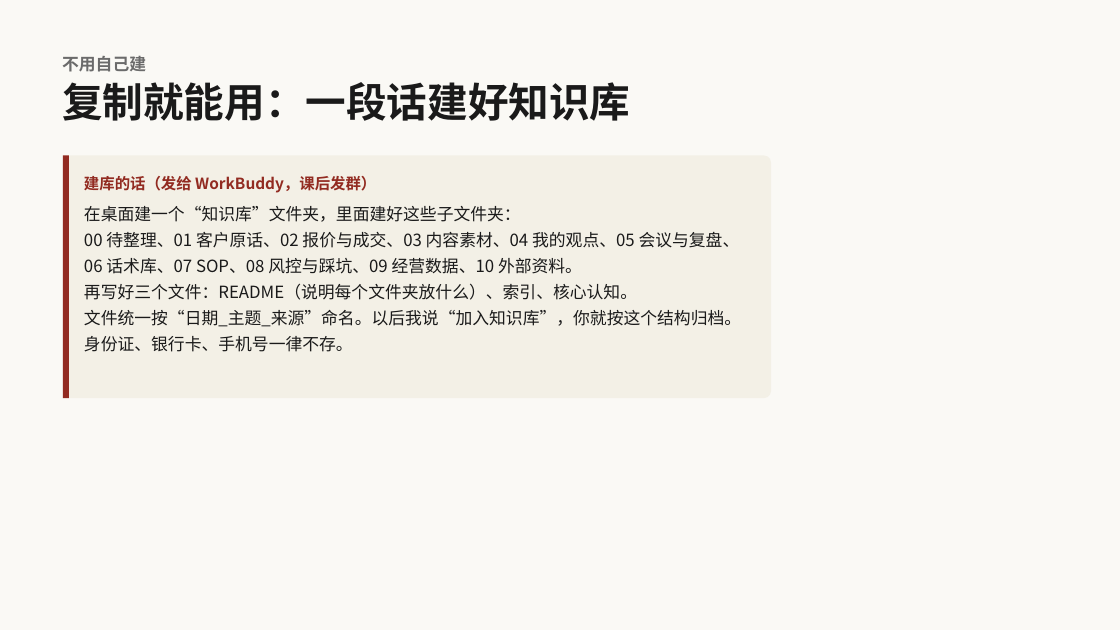
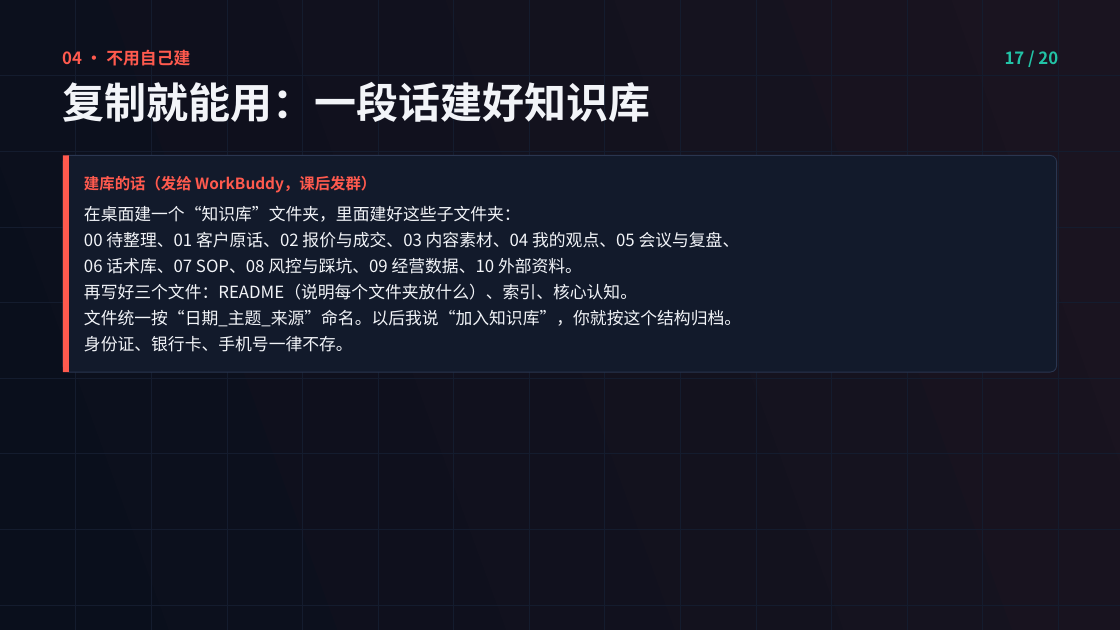
Before and after one commit to yayaaimengzhu-ops/plan, a slide deck: slide 17 of 11-04 先问对再让AI懂你-演示文稿·可编辑.pptx. Drawn at 1120x630 pixels with LibreOffice and Linux fonts; fonts in the diff are those of the drawing. Boxes give left, top, right and bottom in pixels: in the first picture for what was removed or moved away, otherwise in the second. Text is boxed around its words. In the diff, an @@ line names an element or a change of style, - is before the commit and + after.

```diff
--- a/11-04 先问对再让AI懂你-演示文稿·可编辑.pptx
+++ b/11-04 先问对再让AI懂你-演示文稿·可编辑.pptx
@@ background #FAF9F5 to gradient #0A0F1C to #1A1420 @@
@@ line added from (76, 0) to (76, 630), #141C2E 0.5 pt @@
@@ line added from (151, 0) to (151, 630), #141C2E 0.5 pt @@
@@ line added from (227, 0) to (227, 630), #141C2E 0.5 pt @@
@@ line added from (302, 0) to (302, 630), #141C2E 0.5 pt @@
@@ line added from (378, 0) to (378, 630), #141C2E 0.5 pt @@
@@ line added from (454, 0) to (454, 630), #141C2E 0.5 pt @@
@@ line added from (529, 0) to (529, 630), #141C2E 0.5 pt @@
@@ line added from (605, 0) to (605, 630), #141C2E 0.5 pt @@
@@ line added from (681, 0) to (681, 630), #141C2E 0.5 pt @@
@@ line added from (756, 0) to (756, 630), #141C2E 0.5 pt @@
@@ line added from (832, 0) to (832, 630), #141C2E 0.5 pt @@
@@ line added from (907, 0) to (907, 630), #141C2E 0.5 pt @@
@@ line added from (983, 0) to (983, 630), #141C2E 0.5 pt @@
@@ line added from (1059, 0) to (1059, 630), #141C2E 0.5 pt @@
@@ text at [62,49,190,66]: text changed; text colour #6B6B6B to #FF5A4E @@
-不用自己建
+04 · 不用自己建
@@ text added at [1005,51,1058,64], 14.4 pt, text #22C3A6, bold @@
+17 / 20
@@ line added from (0, 76) to (1120, 76), #141C2E 0.5 pt @@
@@ text "复制就能用：一段话建好知识库" at [62,82,650,122]: size 34.8 to 36 pt, text colour #1A1A1A to #F2F4F8; line spacing 41pt to 42.5pt @@
@@ line added from (0, 151) to (1120, 151), #141C2E 0.5 pt @@
@@ rectangle: place and size @@
-rectangle at [63,155,69,398]
+rectangle at [63,155,69,372]
@@ rectangle at [63,155,69,372]: fill #922B21 to #FF5A4E @@
@@ rounded rectangle: place and size @@
-rounded rectangle at [63,155,771,398]
+rounded rectangle at [63,155,1057,372]
@@ rounded rectangle at [63,155,1057,372]: fill #F3F0E6 to #121A2B; outline none to #2A3650 0.75 pt @@
@@ text "建库的话（发给 WorkBuddy，课后发群）" at [84,176,376,193]: text colour #922B21 to #FF5A4E @@
@@ text "在桌面建一个“知识库”文件夹，里面建好这些子文件夹：" at [84,206,741,352]: text colour #1A1A1A to #F2F4F8 @@
@@ line added from (0, 227) to (1120, 227), #141C2E 0.5 pt @@
@@ line added from (0, 302) to (1120, 302), #141C2E 0.5 pt @@
@@ line added from (0, 378) to (1120, 378), #141C2E 0.5 pt @@
@@ line added from (0, 454) to (1120, 454), #141C2E 0.5 pt @@
@@ line added from (0, 529) to (1120, 529), #141C2E 0.5 pt @@
@@ line added from (0, 605) to (1120, 605), #141C2E 0.5 pt @@
```
Also in this commit, not shown: 19 other slides changed.
